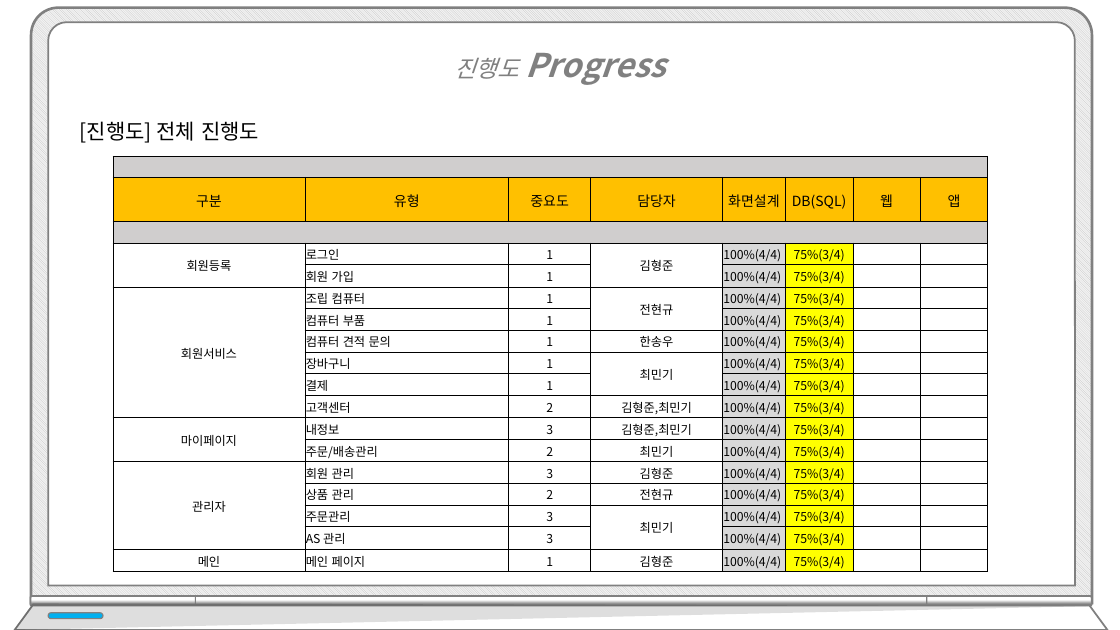
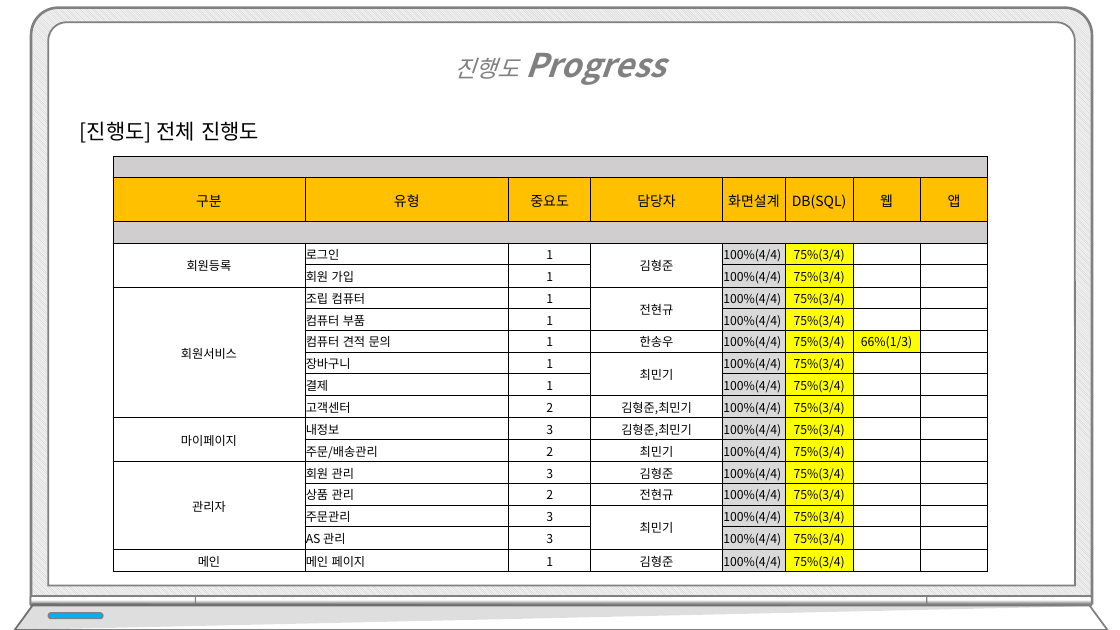
Before and after one commit to hhsw07/ezen-academy-projects, a slide deck: slide 6 of WebContent/발표/3차/프로젝트5_2차(피드백용).pptx. Drawn at 1120x630 pixels with LibreOffice and Linux fonts; fonts in the diff are those of the drawing. Boxes give left, top, right and bottom in pixels: in the first picture for what was removed or moved away, otherwise in the second. Text is boxed around its words. In the diff, an @@ line names an element or a change of style, - is before the commit and + after.

```diff
--- a/WebContent/발표/3차/프로젝트5_2차(피드백용).pptx
+++ b/WebContent/발표/3차/프로젝트5_2차(피드백용).pptx
@@ table at (113, 156, 988, 573) @@
-row 8, column 7: 
+row 8, column 7: 66%(1/3)
```
Also in this commit, not shown: 3 other slides changed, 4 slides added.
